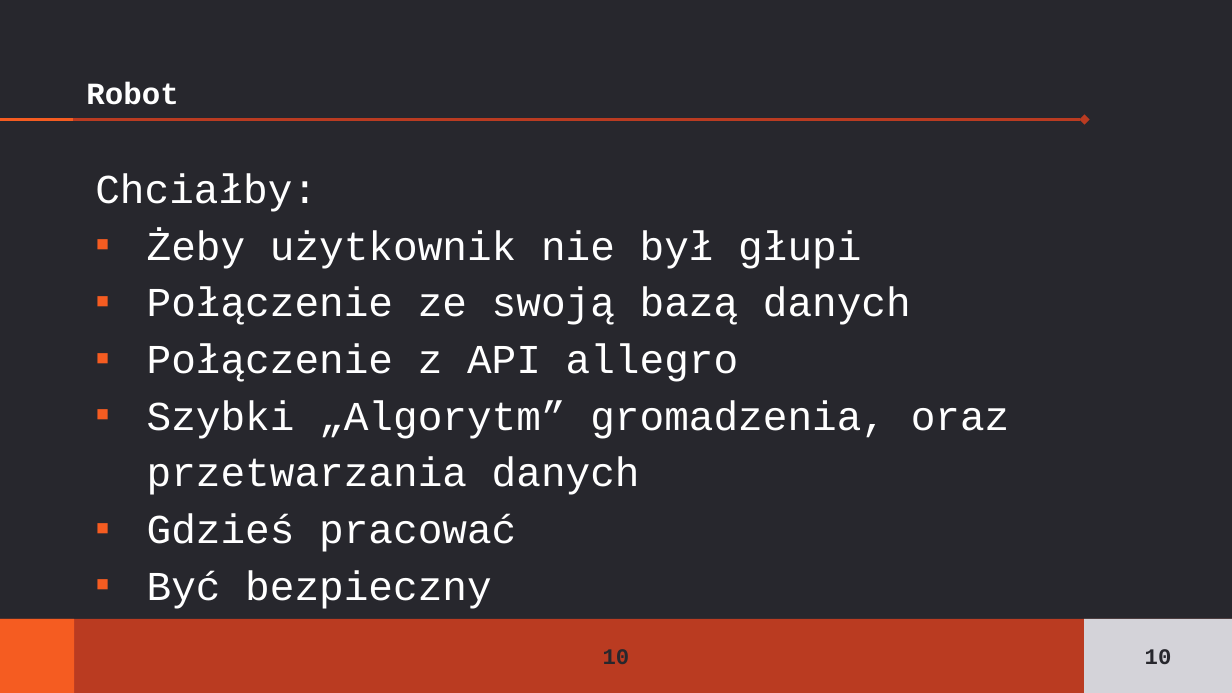
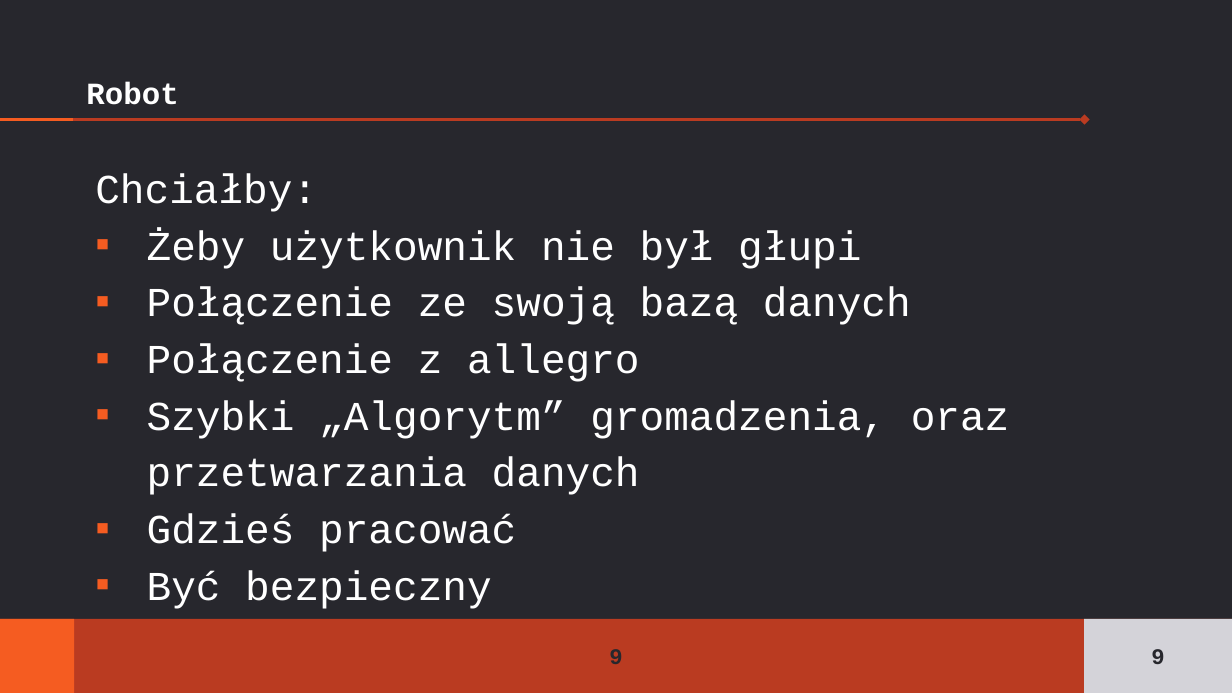
Before and after one commit to zelechowskij/JPWP-odpowiedzi, a slide deck: slide 9 of Zelechowksi_Aledroggo.pptx (slide 10 before the commit). Drawn at 1232x693 pixels with LibreOffice and Linux fonts; fonts in the diff are those of the drawing. Boxes give left, top, right and bottom in pixels: in the first picture for what was removed or moved away, otherwise in the second. Text is boxed around its words. In the diff, an @@ line names an element or a change of style, - is before the commit and + after.

```diff
--- a/Zelechowksi_Aledroggo.pptx
+++ b/Zelechowksi_Aledroggo.pptx
@@ text at box(147, 343, 640, 382): text changed @@
-▪ Połączenie z API allegro
+▪ Połączenie z allegro
@@ page number at box(609, 649, 622, 664): text changed @@
-10
+9
@@ page number at box(1151, 649, 1164, 664): text changed @@
-10
+9
```
Also in this commit, not shown: 10 other slides changed, 3 slides added, 1 slide removed.
